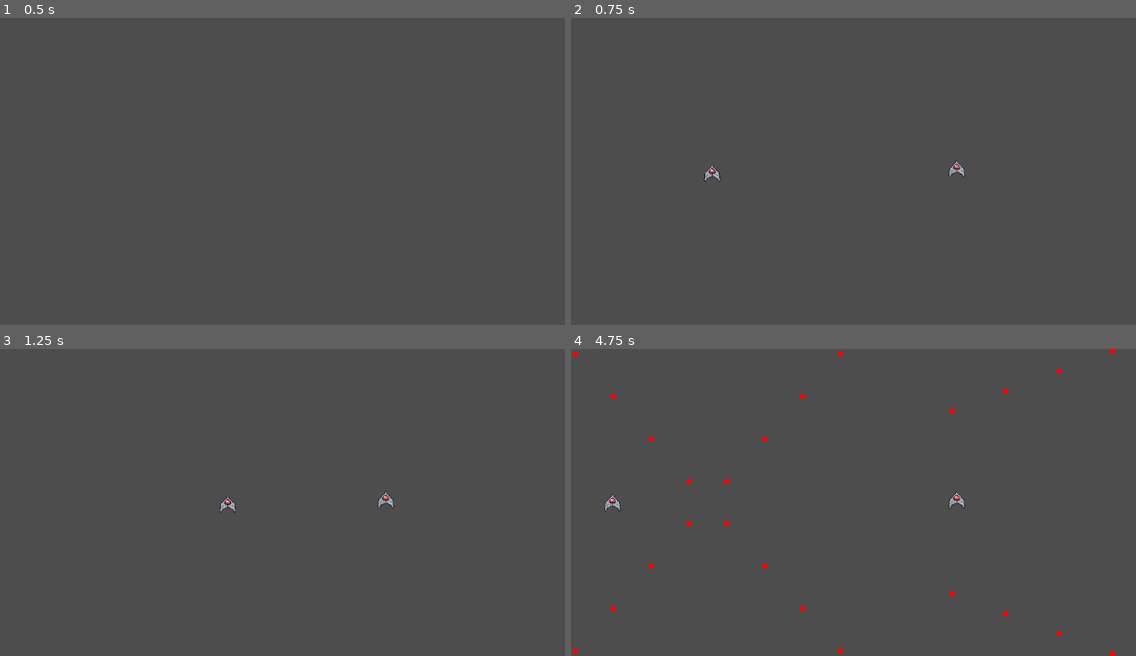
Above: before the commit, frames 1-4 (two rows, left to right).
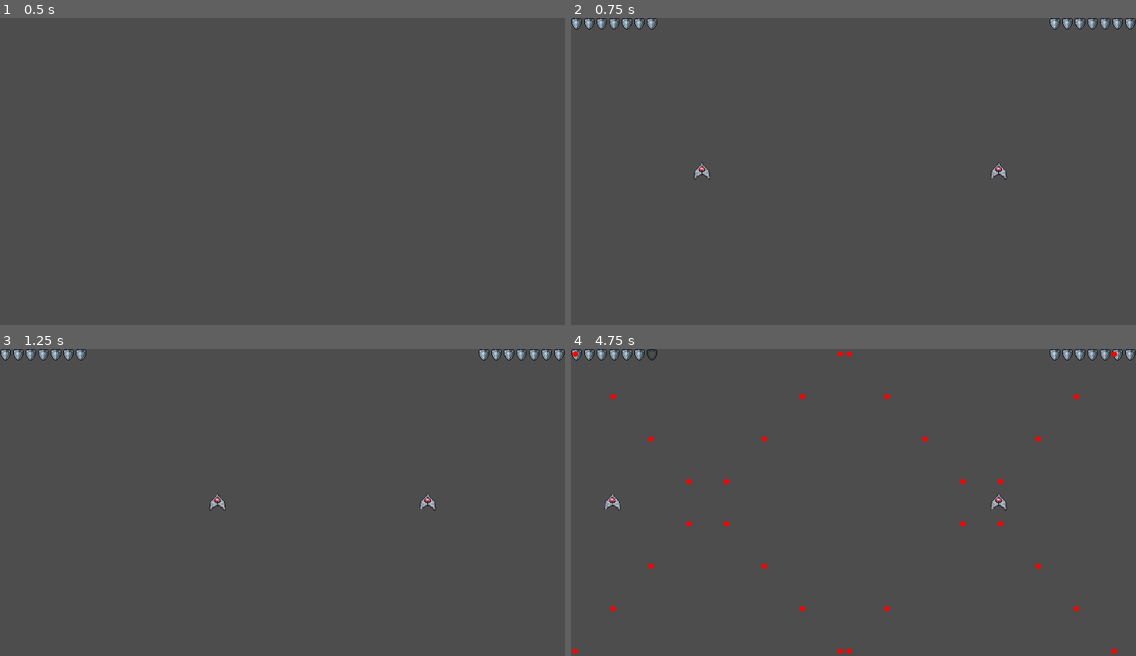
Above: after the commit, the same moments.

Repository: ShimmerIO/bullethellpvp
Game: Godot game, scene res://main.tscn
The game is run twice, just before and just after one commit, with the same random seed, the same clock (stepped at 60 frames per second) and the same inputs.
Inputs:
- Up to frame 1 (0.5 s): no input
- Up to frame 2 (0.75 s): tap Enter (Start) at 0.5, 0.6 s; hold Right (custom_right) from 0.53 s (still down)
- Up to frame 3 (1.25 s): keep holding Right (custom_right); tap Z (add_player) at 0.8 s
- Up to frame 4 (4.75 s): release Right (custom_right) at 1.28 s; hold S (custom_down) 1.28-2.03 s; tap Z (add_player) at 1.35, 2.3, 2.85, 3.8 s; tap Enter (Start) at 1.55, 2.1, 3.05, 4.35 s; hold Right (custom_right) 2.03-2.78 s; hold Up (custom_up) 2.78-3.53 s; hold Left (custom_left) from 3.53 s (still down); tap Shift (custom_slow) at 3.6 s

Frame 1 is identical in both runs. In frame 2, 1.0% of the frame differs, in the area x 0-100%, y 0-54%; in frame 3, 1.0%; in frame 4, 1.2%, in the area x 0-100%, y 0-100%.

Commit message:
sistema de vida, remoção do playerDIrector do gamedirector, invulnerabilidade, é isso

Diff:
--- /dev/null
+++ b/cenas_prototipo/HP_Bar.tscn
@@ -0,0 +1,19 @@
+[gd_scene load_steps=3 format=3 uid="uid://bref7184bxr87"]
+
+[ext_resource type="Script" path="res://scripts_prototipo/hp_bar.gd" id="1_7ltjt"]
+[ext_resource type="Texture2D" uid="uid://cw8rnq8aux5u1" path="res://sprites_prototipo/empty_shield.png" id="2_dkb46"]
+
+[node name="HpBar" type="Control"]
+layout_mode = 3
+anchors_preset = 0
+script = ExtResource("1_7ltjt")
+
+[node name="HPcontainer" type="HBoxContainer" parent="."]
+layout_mode = 0
+offset_right = 125.0
+offset_bottom = 40.0
+
+[node name="Shield1" type="TextureRect" parent="HPcontainer"]
+layout_mode = 2
+texture = ExtResource("2_dkb46")
+expand_mode = 3
--- a/cenas_prototipo/bala_prototipo.tscn
+++ b/cenas_prototipo/bala_prototipo.tscn
@@ -10,7 +10,6 @@
 scale = Vector2(1.667, 1.667)
 collision_layer = 3
 script = ExtResource("1_2dvu5")
-SPEED = 300.0
 metadata/_edit_group_ = true
 
 [node name="Sprite2D" type="Sprite2D" parent="."]
--- a/cenas_prototipo/cena_teste.tscn
+++ b/cenas_prototipo/cena_teste.tscn
@@ -1,9 +1,11 @@
-[gd_scene load_steps=6 format=3 uid="uid://c6bfudofjty1o"]
+[gd_scene load_steps=8 format=3 uid="uid://c6bfudofjty1o"]
 
 [ext_resource type="Script" path="res://scripts_prototipo/cena_teste.gd" id="1_1gkh1"]
 [ext_resource type="PackedScene" uid="uid://b6yp80jcx3bjn" path="res://cenas_prototipo/navezinha.tscn" id="1_q2465"]
 [ext_resource type="Script" path="res://scripts_prototipo/GameDirector.gd" id="3_akmlt"]
 [ext_resource type="Script" path="res://scripts_prototipo/control_director.gd" id="4_6byac"]
+[ext_resource type="PackedScene" uid="uid://bref7184bxr87" path="res://cenas_prototipo/HP_Bar.tscn" id="5_apg6a"]
+[ext_resource type="Script" path="res://scripts_prototipo/player_director.gd" id="5_tgs65"]
 
 [sub_resource type="RectangleShape2D" id="RectangleShape2D_xxtm3"]
 size = Vector2(13, 1096)
@@ -11,10 +13,11 @@
 [node name="Cena_Teste" type="Node2D"]
 
 [node name="Navezinha" parent="." instance=ExtResource("1_q2465")]
-position = Vector2(496, 547)
+position = Vector2(460, 540)
 
 [node name="Navezinha2" parent="." instance=ExtResource("1_q2465")]
-position = Vector2(1353, 532)
+position = Vector2(1500, 540)
+playerSide = 1
 
 [node name="StaticBody2D" type="Area2D" parent="."]
 position = Vector2(960, 0)
@@ -28,10 +31,8 @@
 [node name="NoLongerGameDirector" type="Node" parent="."]
 script = ExtResource("1_1gkh1")
 
-[node name="GameDirector" type="Node" parent="." node_paths=PackedStringArray("Player0", "Player1") groups=["Director"]]
+[node name="GameDirector" type="Node" parent="." groups=["GameDirector"]]
 script = ExtResource("3_akmlt")
-Player0 = NodePath("../Navezinha")
-Player1 = NodePath("../Navezinha2")
 isEndless = true
 easyWeight = 100.0
 minPatternCount = 2
@@ -40,8 +41,24 @@
 maxTime = 8.0
 easyCount = 4
 
-[node name="ControlDirector" type="Node" parent="."]
+[node name="ControlDirector" type="Node" parent="." groups=["ControlDirector"]]
 script = ExtResource("4_6byac")
 
-[connection signal="grazed" from="Navezinha" to="GameDirector" method="_on_player_grazed"]
-[connection signal="grazed" from="Navezinha2" to="Navezinha" method="_on_player_grazed"]
+[node name="PlayerDirector" type="Node" parent="." groups=["PlayerDirector"]]
+script = ExtResource("5_tgs65")
+
+[node name="HpBar" parent="." instance=ExtResource("5_apg6a")]
+
+[node name="HpBar2" parent="." instance=ExtResource("5_apg6a")]
+layout_direction = 2
+anchors_preset = 1
+anchor_left = 1.0
+anchor_right = 1.0
+offset_left = 1980.0
+offset_right = 1980.0
+grow_horizontal = 0
+scale = Vector2(-1, 1)
+playerSide = 1
+
+[connection signal="grazed" from="Navezinha2" to="GameDirector" method="_on_player_grazed"]
+[connection signal="hit" from="Navezinha2" to="GameDirector" method="_on_player_hit"]
--- a/cenas_prototipo/spawner_prototipo.tscn
+++ b/cenas_prototipo/spawner_prototipo.tscn
@@ -7,7 +7,7 @@
 script = ExtResource("1_ewwoa")
 
 [node name="Bala" type="Sprite2D" parent="."]
-scale = Vector2(0.2, 0.22)
+scale = Vector2(0.1, 0.11)
 texture = ExtResource("2_j8f1n")
 
 [node name="Polygon2D" type="Polygon2D" parent="."]
--- a/project.godot
+++ b/project.godot
@@ -49,6 +49,14 @@
 "res://scripts_prototipo/": "pink",
 "res://sprites_prototipo/": "red"
 }
+
+[global_group]
+
+GameDirector=""
+Player=""
+Spawners=""
+PlayerDirector=""
+ControlDirector=""
 
 [input]
 
--- a/scripts_prototipo/GameDirector.gd
+++ b/scripts_prototipo/GameDirector.gd
@@ -1,4 +1,6 @@
 extends Node
+
+signal start_game
 
 #chama a lista de patterns, usado pra saber o que atirar
 var PatternList = preload("res://scripts_prototipo/pattern_list.gd")
@@ -9,9 +11,8 @@
 #chama a lista de waves, usado pra saber quais patterns fazer
 var WaveList = preload("res://scripts_prototipo/wave_list.gd")
 
-#player 1 e player 2
-@export var Player0:Area2D
-@export var Player1:Area2D
+#Chama o playerDirector pra saber informação dos players
+@onready var playerDirector = get_tree().get_first_node_in_group("PlayerDirector")
 
 #enum de dificuldade, não sei o que tu quer
 enum dificuldade {FÁCIL, MÉDIO, DIFÍCIL}
@@ -33,42 +34,45 @@
 # Wave máxima, signifca que a gente tem que preparar pelo menos 50 waves a mão, parece bom
 @export var maxWave = 50
 
+#controla se está no endless, se sim, manda os padrões endless
 @export var isEndless: bool = false
 
+#peso de cada dificuldade, WARNING, tem que somar a 100! Se não somar a 100 tem um bagulho bem massa que acontece
 @export var easyWeight:float
 @export var mediumWeight: float
 @export var hardWeight: float
 
+#determina quantos patterns vai ter por wave aleatória, isso é setado a mão
+#NOTE valores ideais a serem determinados via game-test
 @export var minPatternCount: int
 @export var maxPatternCount: int
 
+#tempo entre waves, vai ser um aleatório entre esses dois
+#NOTE valores ideais a serem determinados via game-test
 @export var minTime:float
 @export var maxTime:float
 
+#número de cada tipo de pattern
 @export var easyCount:int
 @export var mediumCount: int
 @export var hardCount: int
 
+#variável pra guardar a wave aleatóriamente gerada
 var currentRandomWave:Array
+
+#dá halt no game-director inteiro se for verdadeiro
 var stop:bool
 
 func _ready() -> void:
-	#TODO fazer isso daqui ser automático no game_start, não no ready do director
-	#lê a primeira wave na variável, só pra error-catching eu acho
+	#lê a primeira wave na variável CurrentWave
 	currentWave = WaveList.get_wave(1,dificuldade.FÁCIL)
 
 func _process(_delta: float) -> void:
 	#inicia o jogo, NOTE isso é pra teste
 	if Input.is_action_just_pressed("Start") and not hasStarted:
 		next_wave()
+		start_game.emit()
 		hasStarted = true
-
-#se for 0 retorna o player 1(Player0) se for 1 retorna o player 2(Player1)
-func get_player(index):
-	if index == 0:
-		return Player0
-	elif index == 1:
-		return Player1
 
 #Função usada pra fazer os padrões naturais em si
 func make_natural_pattern(index):
@@ -79,11 +83,14 @@
 	#coloca a instância dopadrão ativo em Active Pattern
 	var ActivePattern = PatternList.get_pattern(currentPattern[0][0],currentPattern[0][1])
 
+	#gera um pattern pra cada player
 	var player0Pattern = ActivePattern.instantiate()
 	var player1Pattern = ActivePattern.instantiate()
 
+	#move o pattern do player1 por 960, pra ir pro lado dele da tela
 	player1Pattern.position.x += 960
 
+	#isso insere eles na cena
 	add_child(player0Pattern)
 	add_child(player1Pattern)
 
@@ -97,15 +104,19 @@
 	#send_pattern() retorna uma array de array de array. Cada array no retornado pelo send_pattern é um pattern
 	if(not isEndless):
 		return currentWave.send_pattern()[index]
+	#se for endless, a gente quer que mande as waves aleatórias
 	else:
 		return currentRandomWave[index]
 
 #chama o próximo pattern, literalmente o nome
 func next_pattern(index):
+	#se mandou o stop, ele para
+	if stop:
+		return
+
 	#verifica se chegou no fim da wave, se sim, ele para de ler o resto e vai pra próxima wave
-	if stop:
-		return
-
+	#NOTE não dá pra dar merge com a função de baixo por que as waves endless não são lidas na
+	#variável currentWave, currentWave é .gd, currentRandomWave é Array
 	if index >= currentWave.send_pattern().size()-1 and not isEndless:
 		next_wave()
 		return
@@ -136,6 +147,7 @@
 		currentDifficulty += 1
 		waveIndex = 1
 
+	#wave atual é lida a partir da wave, e da dificudade
 	currentWave = WaveList.get_wave(waveIndex,currentDifficulty)
 
 	send_wave()
@@ -147,54 +159,63 @@
 	patternIndex = 0
 	make_natural_pattern(patternIndex)
 
+#Função que gera a wave aleatória, retorna uma array contendo patterns, cada um desses patterns é por si
+# uma array, com [[pattern_index, pattern_difficulty],time]
+
 func generate_random_wave() -> Array:
 	var arrayToSend:Array
-
+	#gera um inteiro aleatório entre esses dois números
 	var amountOfPatterns = randi_range(minPatternCount, maxPatternCount)
 
+	#gera amountOfPatterns de padrões aleatórios
 	for n in range(0, amountOfPatterns):
 		arrayToSend.append(generate_random_pattern())
 
+	#retorna a array
 	return arrayToSend
 
 func generate_random_pattern() -> Array:
 
+	#roda um float entre 0 e 100, pra determinar a dificuldade
 	var randomDifficulty = randf_range(0,100)
+	#variáveis que vão ser mandadas, a dificuldade e o indice são vistas depois
+	#mas o tempo pode ser feito agora sem problema algum
 	var chosenDifficulty:int
 	var chosenIndex: int
 	var chosenTime: float = randf_range(minTime,maxTime)
 
+	# ele vê se a dificuldade rodada for menor que a fácil, pra determinar o
+	#pattern como um pattern fácil, caso contrário, ele vai pro próximo
 	if randomDifficulty < easyWeight:
 		chosenDifficulty = 0
 		chosenIndex = randi_range(1, easyCount)
+	#Idem ao anterior, mas aqui ele verifica se é menor que o medium e o easy
 	elif randomDifficulty < easyWeight + mediumWeight:
 		chosenDifficulty = 1
 		chosenIndex = randi_range(1, mediumCount)
+	#Idem ao anterior, mas aqui é pra ser menor que 100 idealmente
+	#tipo, se falhou os outros dois, é automaticamente difícil
 	elif randomDifficulty < easyWeight + mediumWeight + hardWeight:
 		chosenDifficulty = 2
 		chosenIndex = randi_range(1, hardCount)
+	#se falhou os 3, manda o buraco negro e o spawner vira do tipo isFuckYou
 	else:
 		print("opa amigo, o float caiu fora do range, por favor faz os pesos somarem a 100, amigo")
 		chosenDifficulty = 2
 		chosenIndex = 420
 		stop = true
 
+	#retorna o pattern
 	return [[chosenIndex,chosenDifficulty],chosenTime]
 
 func make_attack(attackIndex:int, attackFolder:int, sendingPlayer:int):
 
+	#carrega o pattern de ataque na variável, baseado no ataque que ele recebeu
+	#suponho que o player em si vai chamar essa função a partir dele mesmo
+	#NOTE adicionar aqui o custo de GRAZE, pra fazer isso ser server-side
 	var attackingPattern = AttackList.get_attack(attackIndex,attackFolder)
-	var attackedPlayer:int
-
-	match sendingPlayer:
-		0: attackedPlayer = 1
-		1: attackedPlayer = 0
+	var attackedPlayer:int = 1 - sendingPlayer
 
 	var attackInstance = attackingPattern.instantiate()
 	attackInstance.global_position.x += 960 * attackedPlayer
 	add_child(attackInstance)
-
-func _on_player_grazed(isGrazing:bool, playerSide:int) -> void:
-	if (isGrazing):
-		get_player(playerSide).grazeMeter += 1
-		print("Aumentado!", playerSide, get_player(playerSide).grazeMeter)
--- a/scripts_prototipo/bala_prototipo.gd
+++ b/scripts_prototipo/bala_prototipo.gd
@@ -1,30 +1,38 @@
 extends Area2D
 class_name Bullet
 
-@export var SPEED: float
-@export var bullet_life: float
-@export var direction: float
+#Propriedades internas da bala
+var SPEED: float
+var bullet_life: float
+var direction: float
 
-#TODO colocar que a bala não afeta areas nos primeiros frames dela spawnar, isso arruma muitos conflitos que eu tô tendo
+#Propriedades visíveis da bala
 enum color {RED, BLUE}
 enum size {SMALL, BIG}
 
+#tempo que a bala ficou viva
 var timeLived:float
 
-# Called when the node enters the scene tree for the first time.
 func _ready() -> void:
+	#chama um timer de tamanho bullet_life e espera ele acabar pra remover a bala
 	await get_tree().create_timer(bullet_life).timeout
 	queue_free()
 
 # Called every frame. 'delta' is the elapsed time since the previous frame.
 func _process(delta: float) -> void:
+	#0.04 é um número que eu achei que não causa problema, isso faz a bala aumentar o tempo vivido enquanto
+	#for menor que 0.04, isso é mais eficiente do que só aumentar sem condição nenhuma
 	if timeLived < 0.04:
 		timeLived += delta
+
+	#move a bala pela velocidade na direção que a bala tem que ir, coisa matemática
 	self.position += Vector2(SPEED*delta,0).rotated(direction*PI/180)
 
 
 func _on_area_entered(area: Area2D) -> void:
+	#enquanto tiver vivido menos que 0.04 segundos, não faz NADA
 	if timeLived < 0.04:
 		return
+	#se não for uma bala, ou uma zona de graze, delete yourself, NOW
 	if(not area.is_in_group("Bullets") or area.name == "Graze"):
 		queue_free()
--- a/scripts_prototipo/cena_teste.gd
+++ b/scripts_prototipo/cena_teste.gd
@@ -1,7 +1,4 @@
 extends Node
-
-var FirstPlayer
-var SecondPlayer
 
 # Called every frame. 'delta' is the elapsed time since the previous frame.
 func _process(_delta: float) -> void:
--- a/scripts_prototipo/control_director.gd
+++ b/scripts_prototipo/control_director.gd
@@ -1,27 +1,41 @@
 extends Node
 
+#guarda as variáveis dos players, usado pra ordem de player
 var FirstPlayer
 var SecondPlayer
 
-var gameDirector
+#chama o player director pra setar propriedades sobre os players
+var playerDirector
 
-# Called when the node enters the scene tree for the first time.
 func _ready() -> void:
-	gameDirector = get_tree().get_first_node_in_group("Director")
-	pass # Replace with function body.
-
-func _process(_delta: float) -> void:
-	pass
+	#chama o game director achando ele no grupo
+	playerDirector = get_tree().get_first_node_in_group("PlayerDirector")
 
 func _input(event: InputEvent) -> void:
-	var currentID = event.get_device()
+	#ID atual do controle
+	var currentID
+
+	#Se tiver controle conectado, o ID é setado a partir disso, causa crash caso contrário!
+	#basicamente get_connected_joypads() retorna nulo se não tiver nada, e isso conta como "false"
+	if Input.get_connected_joypads():
+		currentID = event.get_device()
+
+	#se o teclado, que sempre tem index -1, apertou "add_player", o ID é -1
 	if MultiplayerInput.is_action_just_pressed(-1, "add_player"):
 		currentID = -1
-	if Input.is_action_just_pressed("add_player"):
+
+	#previne crash
+	if currentID == null:
+		return
+
+	#Se não tiver primeiro player, seta o player que apertou o botão de entrar como player
+	# Se não tiver segundo player, e o ID não for o do primerio, seta o segundo
+	#NOTE isso aqui é pra teste e será mudado com o sistmea de seleção de personagem
+	if MultiplayerInput.is_action_just_pressed(currentID, "add_player"):
 		if FirstPlayer == null:
 			FirstPlayer = currentID
-			gameDirector.Player0.myID = currentID
+			playerDirector.Player0.myID = currentID
 			return
 		elif SecondPlayer == null and currentID != FirstPlayer:
 			SecondPlayer = currentID
-			gameDirector.Player1.myID = currentID
+			playerDirector.Player1.myID = currentID
--- /dev/null
+++ b/scripts_prototipo/hp_bar.gd
@@ -0,0 +1,76 @@
+extends Control
+
+#variável que controla o player HP, guardada pela health-bar
+#no futuro, com networking, não é uma boa ideia deixar o player controlar isso client-side
+var currentHP
+var maxHP
+@export var playerSide = 0
+
+
+#carrega os sprites
+var fullShield = load("res://sprites_prototipo/full_shield.png")
+var emptyShield = load("res://sprites_prototipo/empty_shield.png")
+
+#acha o nodo que tem os escudos
+@onready var LocateHP = $HPcontainer
+@onready var PlayerDirector = get_tree().get_first_node_in_group("PlayerDirector")
+
+func _ready() -> void:
+	#conecta esses sinais aos que o PlayerDirector emite
+	PlayerDirector.connect("setHP",_on_director_set_hp)
+	PlayerDirector.connect("hit",_on_hit_received)
+	#se esconde quando abre???? lol, acho que isso implica que
+	#generate_shields() só roda quando dá start_game()
+	self.hide()
+
+#função que gera os shields, o maxHP +1 é por que range(n,m) cria uma lista de n até m-1
+func generate_shields():
+	for n in range(2, maxHP+1):
+		#duplica o shield que já existe
+		var clone = get_shield(1).duplicate()
+		#bota o nome dele baseado no item do range
+		clone.name = str("Shield",n)
+		#adiciona ao container, que alinha automático
+		LocateHP.add_child(clone)
+	#só mostra os shields quando der generate_shields
+	self.show()
+	#redesenha os shields??????
+	redraw()
+
+
+func redraw():
+	#error-catching eu suponho
+	if currentHP > maxHP:
+		currentHP == maxHP
+	if currentHP < 0:
+		return
+
+	#troca a textura dos shields pra shield cheio, até o currentHP
+	for i in range(1, currentHP+1):
+		get_shield(i).texture = fullShield
+		if playerSide == 1:
+			get_shield(i).set_flip_h(true)
+
+	#troca os shields acima do teu current HP, até o maxHP com shield vazio
+	for i in range(currentHP+1, maxHP+1):
+		get_shield(i).texture = emptyShield
+
+func _on_hit_received(myHP:int, player:int):
+	# se o sinal emitido for pra esse nodo, a vida é setada igual ao do gameDirector
+	#supostamente melhor por que o gameDirector é supostamente server-side
+	if player == playerSide:
+		currentHP = myHP
+		redraw()
+
+#acha o nodo do shield, bem simples, tem um error catching mas foda-se
+func get_shield(index:int):
+	if index < 1 or index > maxHP:
+		return
+	return get_node(str("HPcontainer/Shield",index))
+
+#no game_start o gameDIrector manda a HP da nave, se o sinal for pra essa health-bar, ele arruma certinho
+func _on_director_set_hp(maxReceivedHP:int,player:int) -> void:
+	if player == playerSide:
+		maxHP = maxReceivedHP
+		currentHP = maxHP
+		generate_shields()
--- a/scripts_prototipo/navezinha.gd
+++ b/scripts_prototipo/navezinha.gd
@@ -29,6 +29,11 @@
 var myID
 var currentID
 
+var isInvulnerable:bool
+@export var invulnerabilityTimer:float = 1
+
+var isSleep:bool
+
 func _ready() -> void:
 	if global_position.x > 960:
 		playerSide = 1
@@ -37,6 +42,17 @@
 	screen_size -= Vector2(screen_size.x/2,0)
 
 func _process(delta: float) -> void:
+	if isSleep:
+		return
+
+	if isInvulnerable:
+		timer+= delta
+		$NaveTeste.self_modulate = Color(1,1,1,0.5)
+		if timer > invulnerabilityTimer:
+			isInvulnerable = false
+			timer = 0
+			$NaveTeste.self_modulate = Color(1,1,1,1)
+
 	if isGrazing:
 		$Graze/GrazeShape.show()
 	elif not has_overlapping_areas():
@@ -66,17 +82,21 @@
 	if not direction:
 		velocity = 0
 
+func sleep():
+	isSleep = true
+	self.hide()
+
 func _on_area_entered(area: Area2D) -> void:
 	#se colidir com uma bala, é pra emitir o sinal hit
-	if(area.is_in_group("Bullets")):
-		hit.emit()
+	if(area.is_in_group("Bullets") and not isInvulnerable):
+		hit.emit(playerSide)
 	#isso aqui vai virar um elif eventualmente pra implementar outras zonas
-	else:
+	elif area.name == "zona":
 		print("ah yes, zona")
 
 #função interna que faz o efeito on_hit, usa isso aqui pra deixar invulnerável, MAS NÃO PRA VIDA, ISSO É O GAME MASTER QUEM FAZ
-func _on_hit() -> void:
-	print("ai meu pancreas")
+func _on_hit(player) -> void:
+	isInvulnerable = true
 
 func _on_graze_area_entered(area: Area2D) -> void:
 	if(area.is_in_group("Bullets")):
--- /dev/null
+++ b/scripts_prototipo/player_director.gd
@@ -0,0 +1,71 @@
+extends Node
+
+#sinais que determinam vida de player e se eles foram atingidos
+signal hit
+signal setHP
+
+#player 1 e player 2
+@export var Player0:Area2D
+@export var Player1:Area2D
+
+var Player0HP:int
+@export var Player0MaxHP:int = 7
+var Player1HP:int
+@export var Player1MaxHP:int = 7
+
+@onready var gameDirector = get_tree().get_first_node_in_group("GameDirector")
+
+# Called when the node enters the scene tree for the first time.
+func _ready() -> void:
+	#conecta ao sinal start_game do game director
+	gameDirector.connect("start_game",_on_game_start)
+	#encontra os players e conecta os sinais a eles
+	Player0 = get_tree().get_nodes_in_group("Player")[0]
+	Player1 = get_tree().get_nodes_in_group("Player")[1]
+	Player0.connect("grazed",_on_player_grazed)
+	Player0.connect("hit",_on_player_hit)
+	Player1.connect("grazed",_on_player_grazed)
+	Player1.connect("hit",_on_player_hit)
+
+# Called every frame. 'delta' is the elapsed time since the previous frame.
+func _process(delta: float) -> void:
+	pass
+
+#se for 0 retorna o player 1(Player0) se for 1 retorna o player 2(Player1)
+func get_player(index):
+	if index == 0:
+		return Player0
+	elif index == 1:
+		return Player1
+
+#isso é rodado quando ele recebe o sinal start_game do game director
+func _on_game_start():
+	Player0HP = Player0MaxHP
+	Player1HP = Player1MaxHP
+
+	setHP.emit(Player0MaxHP,0)
+	setHP.emit(Player1MaxHP,1)
+
+#parece idiota mas é pro servidor saber quando aumentar o graze, atualmente
+#só aumenta o graze no player mesmo, mas no futuro vai ter uma variável do
+#game-director que faz isso também
+func _on_player_grazed(isGrazing:bool, playerSide:int) -> void:
+	if (isGrazing):
+		get_player(playerSide).grazeMeter += 1
+		print("Aumentado! ", playerSide," Graze: ", get_player(playerSide).grazeMeter)
+
+#Quando ele recebe o sinal de hit do player, ele diminui a vida do player
+# e manda o valor atual pra ele, pro player a vida dele só tá sendo diminuida
+#mas isso é bom pra guardar informação crucial no server side
+func _on_player_hit(player:int):
+	match player:
+		0:
+			Player0HP -= 1
+			hit.emit(Player0HP,player)
+			if Player0HP == 0:
+				get_player(0).sleep()
+		1:
+			Player1HP -= 1
+			hit.emit(Player1HP,player)
+			if Player1HP == 0:
+				get_player(1).sleep()
--- a/scripts_prototipo/spawner_prototipo.gd
+++ b/scripts_prototipo/spawner_prototipo.gd
@@ -3,9 +3,9 @@
 #carrega o prefab da bala na memória, necessário pra poder instanciar balas
 var bullet_scene = preload("res://cenas_prototipo/bala_prototipo.tscn")
 
-#carrega o game-director, FEITO AUTOMATICAMENTE! NÃO COLOCAR NADA MANUAL, REPITO, NAAAAAADAAAAAA MANUALLLLLL
+#carrega o Player-director, FEITO AUTOMATICAMENTE! NÃO COLOCAR NADA MANUAL, REPITO, NAAAAAADAAAAAA MANUALLLLLL
 #a não ser para teste
-@export var GameDirector: Node
+@export var PlayerDirector: Node
 
 #Fala pro spawner qual lado do board ele tá, e qual player ele deveria pedir pro diretor, again, AUTOMÁTICO
 #0 é o player da esquerda, 1 é o da direita, faz sentido? foda-se
@@ -84,7 +84,7 @@
 	myPatternFamily = str("Padrão", get_parent())
 
 	#acha o game director e coloca ele na variável certa, comenta essa linha fora em caso de teste
-	GameDirector = get_tree().get_nodes_in_group("Director")[0]
+	PlayerDirector = get_tree().get_nodes_in_group("PlayerDirector")[0]
 
 	#faz os sprites do spawner sumirem
 	$Bala.hide()
@@ -120,7 +120,7 @@
 
 	if(isFuckYou):
 		print("oops! you need to KILL YOURSELF, NOW!")
-		position += (GameDirector.get_player(PlayerSide).global_position - global_position).normalized() * 200 * delta
+		position += (PlayerDirector.get_player(PlayerSide).global_position - global_position).normalized() * 200 * delta
 
 	if(isLooks):
 		self.rotation = 0
@@ -137,7 +137,7 @@
 
 	#código para dar track no player se o spawner for desse tipo
 	if(_move_type == movement_type.TRACK):
-		var currentPlayerPosition = GameDirector.get_player(PlayerSide).global_position
+		var currentPlayerPosition = PlayerDirector.get_player(PlayerSide).global_position
 		direction =  fire_at(currentPlayerPosition) * 180.0 / PI
 
 	#aumenta o timer a cada delta que se passa, usado pra atirar de acordo com o fire rate
@@ -206,3 +206,4 @@
 
 func set_player_side(index:int):
 	PlayerSide = index
+	chosenPoint.x += 960 * index
Binary file added: sprites_prototipo/empty_shield.png
Not shown, added: sprites_prototipo/empty_shield.png.import
Binary file added: sprites_prototipo/full_shield.png
Not shown, added: sprites_prototipo/full_shield.png.import
